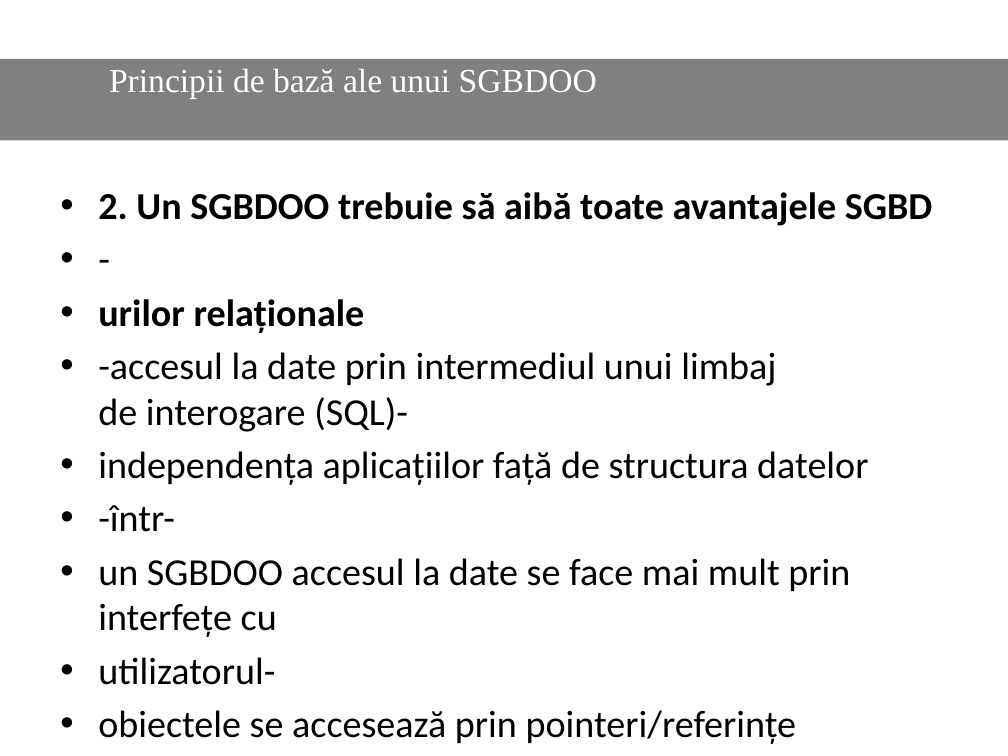
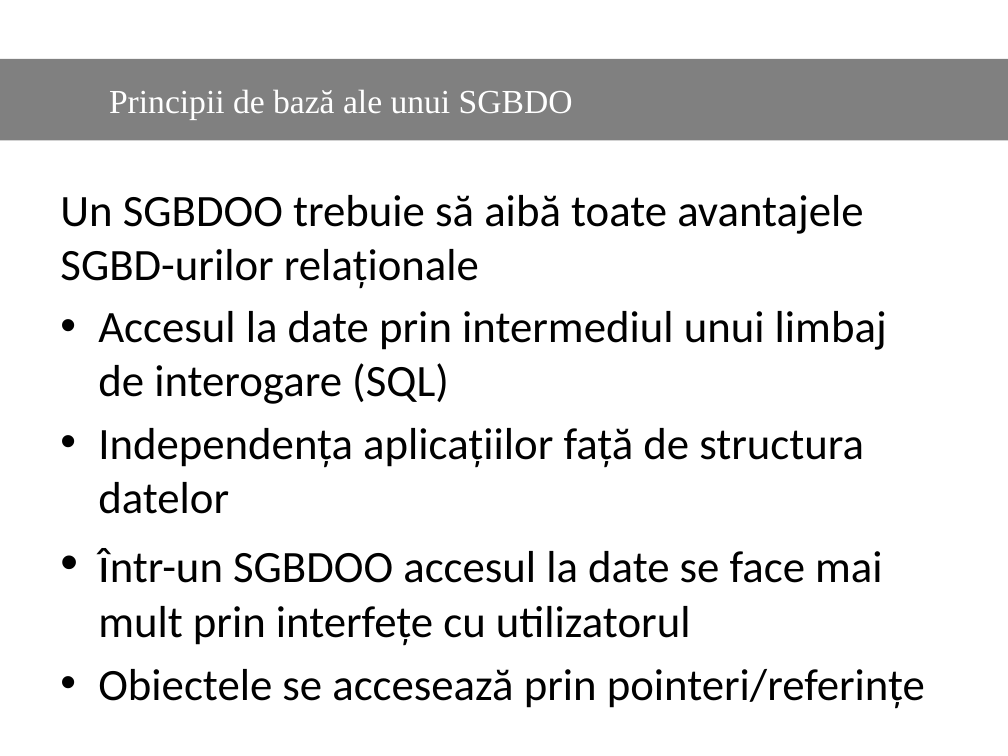
Before and after one commit to Dani25/BDOO, a slide deck: slide 31 of bdoo.pptx (slide 30 before the commit). Drawn at 1008x756 pixels with LibreOffice and Linux fonts; fonts in the diff are those of the drawing. Boxes give left, top, right and bottom in pixels: in the first picture for what was removed or moved away, otherwise in the second. Text is boxed around its words. In the diff, an @@ line names an element or a change of style, - is before the commit and + after.

```diff
--- a/bdoo.pptx
+++ b/bdoo.pptx
@@ text in rectangle at bbox=[109, 89, 573, 119]: text changed @@
-Principii de bază ale unui SGBDOO
+Principii de bază ale unui SGBDO
@@ text at bbox=[60, 195, 925, 709]: text changed; size 27.2 to 32 pt @@
-• 2. Un SGBDOO trebuie să aibă toate avantajele SGBD
-• -
-• urilor relaționale
-• -accesul la date prin intermediul unui limbaj de interogare (SQL)-
-• independența aplicațiilor față de structura datelor
-• -într-
-• un SGBDOO accesul la date se face mai mult prin interfețe cu
-• utilizatorul-
-• obiectele se accesează prin pointeri/referințe
+Un SGBDOO trebuie să aibă toate avantajele SGBD-urilor relaționale
+• Accesul la date prin intermediul unui limbaj de interogare (SQL)
+• Independența aplicațiilor față de structura datelor
+• într-un SGBDOO accesul la date se face mai mult prin interfețe cu utilizatorul
+• Obiectele se accesează prin pointeri/referințe
```
Also in this commit, not shown: 23 other slides changed, 2 slides added.
